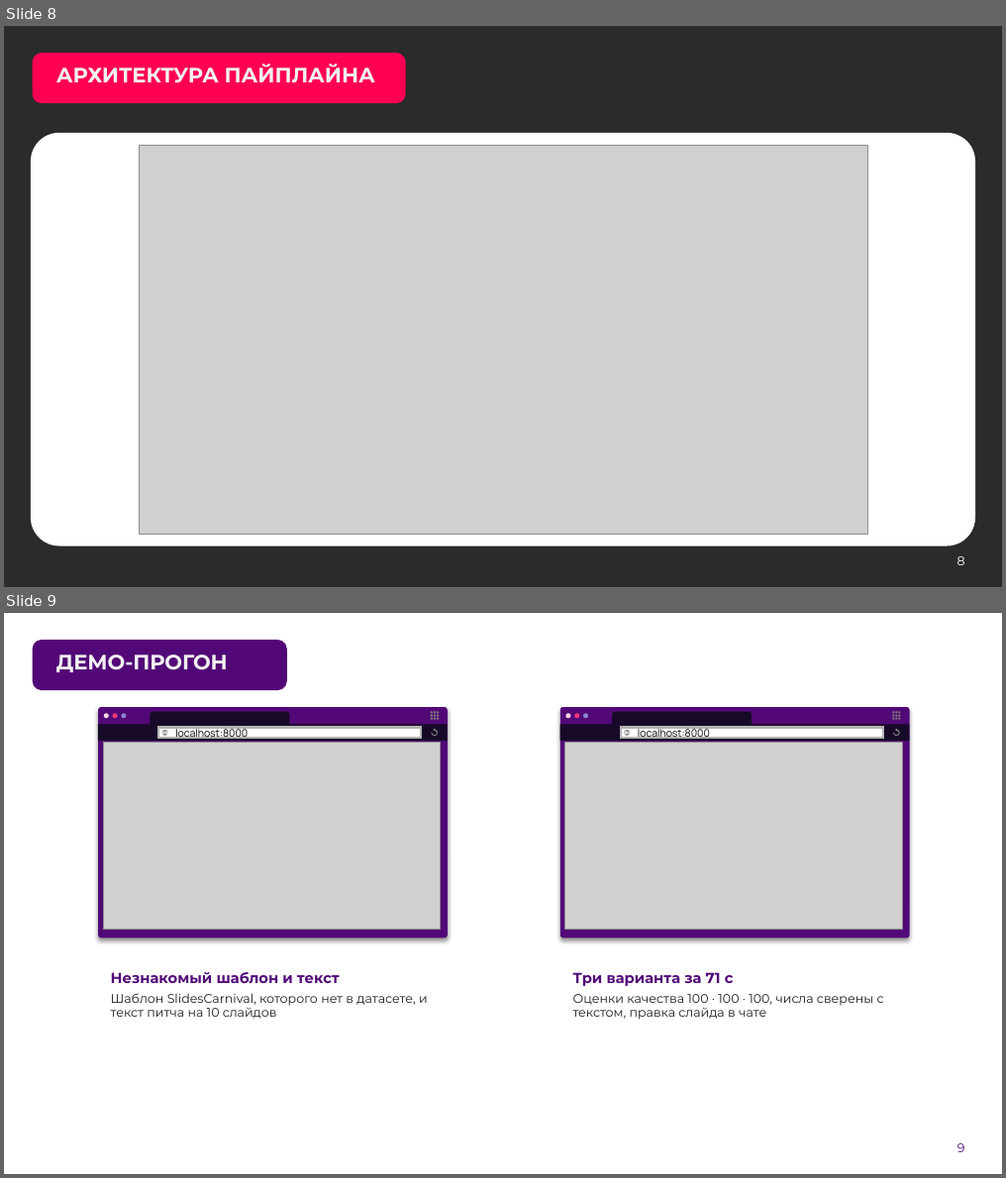
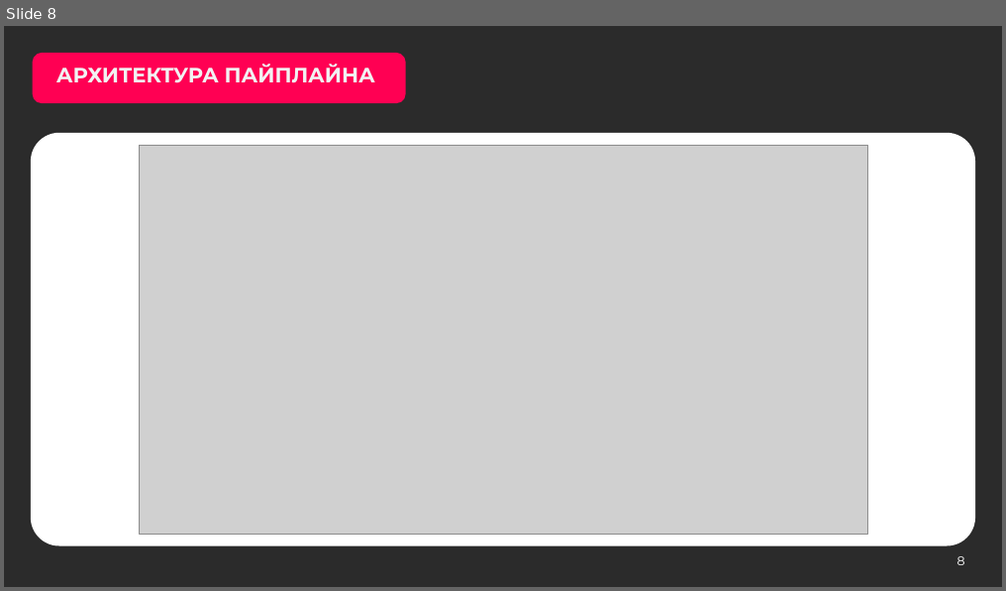
Before and after one commit to hl0pch1k/verstka, a slide deck: docs/presentation/verstka-pitch.pptx. Shown one above the other, each under a label of ours: slides 8 and 9 before the commit, slide 8 after it. The pictures are 1006x1178 and 1006x591 pixels, drawn with LibreOffice and Linux fonts; fonts in the diff are those of the drawing; grey boxes stand for pictures; background and template pictures are left out; a plain dark background stands for a picture behind light text. Boxes give left, top, right and bottom in pixels: in the first picture for what was removed or moved away, otherwise in the second. Text is boxed around its words. In the diff, an @@ line names an element or a change of style, - is before the commit and + after.

Commit message:
Новая презентация проекта; раздел «Для экспертов» в README
- презентация: обязательные слайды шаблона ЛЦТ без искажений и пустот, остальные — крупные заголовки, скриншоты сервиса, сетка девяти демо-презентаций, аудит и эффективность в цифрах
- README: навигация для экспертов по шагам; ссылка на видео открывается в браузере
- docs/video/README.md: что показано в видео; MODELS.md и счётчики тестов обновлены
- ссылки для формы сдачи убраны из репозитория

```diff
--- a/docs/presentation/verstka-pitch.pptx
+++ b/docs/presentation/verstka-pitch.pptx
@@ slide 9 removed at <box>4,613,1002,1174</box>, background picture (left out) @@
@@ rounded rectangle removed at <box>33,639,287,690</box> @@
@@ title removed at <box>56,655,228,672</box> @@
-ДЕМО-ПРОГОН
@@ group removed at <box>98,707,448,939</box>: 11 freeform shapes, 4 ellipses, 2 rounded rectangles, 2 rectangles, 1 text @@
-localhost:8000
@@ group removed at <box>560,707,910,939</box>: 11 freeform shapes, 4 ellipses, 2 rounded rectangles, 2 rectangles, 1 text @@
-localhost:8000
@@ picture removed at <box>103,743,441,930</box> @@
@@ picture removed at <box>565,743,903,930</box> @@
@@ text removed at <box>111,972,428,1019</box> @@
-Незнакомый шаблон и текст
-Шаблон SlidesCarnival, которого нет в датасете, и текст питча на 10 слайдов
@@ text removed at <box>573,972,884,1020</box> @@
-Три варианта за 71 с
-Оценки качества 100 · 100 · 100, числа сверены с текстом, правка слайда в чате
@@ page number removed at <box>957,1144,965,1153</box> @@
-9
```
Also in this commit, not shown: 11 slides changed, 2 slides added, 1 other slide removed, 5 other files.
